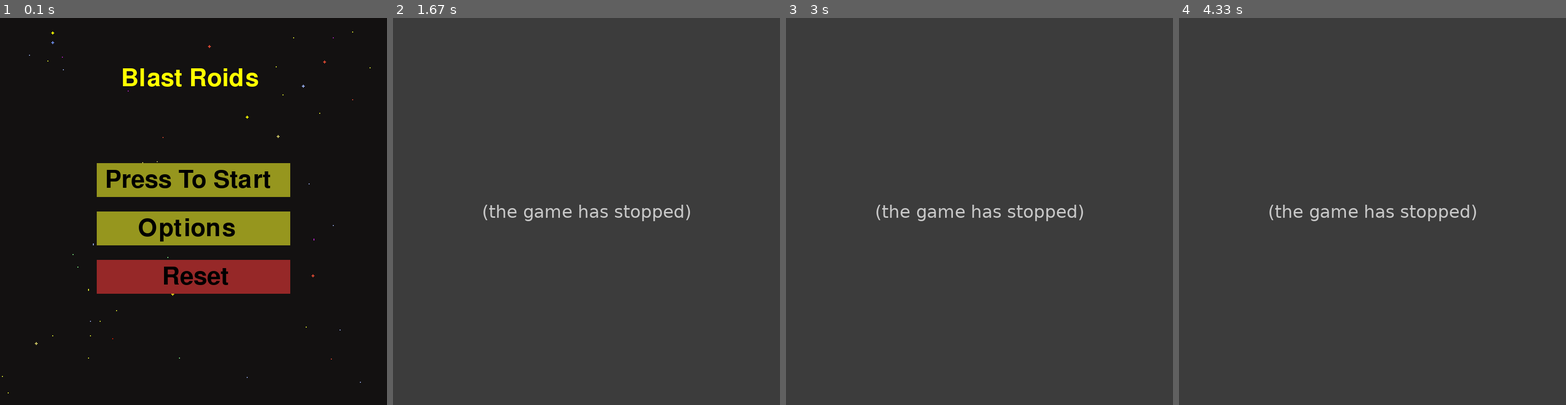
Above: before the commit, frames 1-4 (left to right).
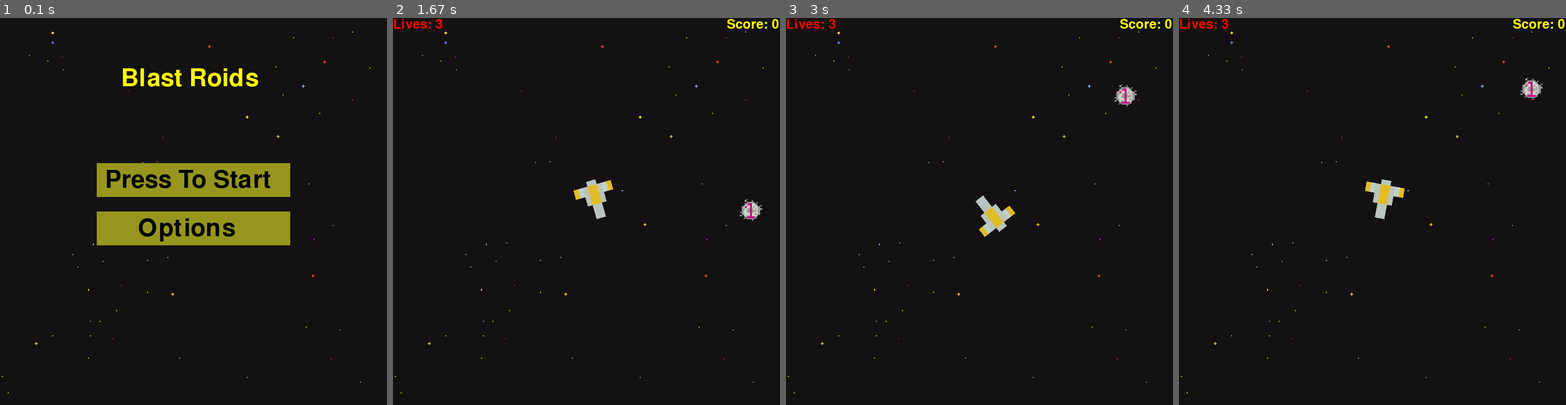
Above: after the commit, the same moments.

Repository: mrmastercat604me/pygame_project
Game: pygame game, started from maingame.py
Same seed, same stepped clock (60 frames per second), same inputs: the game is played once before the commit and once after it.
Inputs (mouse positions are in pixels of both pictures, inside the frame that each line leads up to):
- Up to frame 1 (0.1 s): no input
- Up to frame 2 (1.67 s): click "Press To Start" at 0.38 s; click "Lives: 3" at 0.72 s; hold D 1-1.47 s; move the mouse to (586, 238) at 1.03 s; hold W from 1.55 s (still down); move the mouse to (625, 296) at 1.58 s
- Up to frame 3 (3 s): release W at 1.85 s; hold D 1.88-2.35 s; move the mouse to (859, 304) at 1.92 s; hold A 2.38-2.92 s; move the mouse to (1122, 346) at 2.42 s; hold S from 2.95 s (still down); move the mouse to (878, 68) at 2.98 s
- Up to frame 4 (4.33 s): release S at 3.25 s; hold A 3.28-3.68 s; move the mouse to (1279, 134) at 3.32 s; hold W 3.72-4.08 s; move the mouse to (1353, 312) at 3.75 s; hold D from 4.12 s (still down); move the mouse to (1372, 257) at 4.15 s

The runs differ from the first frame. In frame 1, 4.0% of the frame differs, in the area x 25-75%, y 62-72%; in frame 2, 100%, in the area x 0-100%, y 0-100%; in frame 3, 100%; in frame 4, 100%.
Error before the commit: UnboundLocalError: cannot access local variable 'player' where it is not associated with a v...; the game stopped at 0.4 s (later frames are placeholders)

Commit message:
fixed error

Diff:
--- a/classes.py
+++ b/classes.py
@@ -109,11 +109,12 @@
 
 
 class Meteor():
-    def __init__(self,level,pos,surface):
+    def __init__(self,level,pos,surface,lives=1):
         self.image = pygame.image.load(f'assets/meteor{level}.png')
         self.surface = surface
         self.level = level
-        self.velocity = 5
+        self.velocity = 3
+        self.lives = lives
         self.rect = self.image.get_rect(center = pos)
         (x,y) = pos
         self.pos = (x,y)
--- a/maingame.py
+++ b/maingame.py
@@ -38,29 +38,18 @@
         mx, my = pygame.mouse.get_pos()
         button_1 = pygame.Rect(190, 300, 400, 70)
         button_2 = pygame.Rect(190, 400, 400, 70)
-        button_3 = pygame.Rect(190,500,400,70)
         button_1.centerx = 400
         button_2.centerx = 400
-        button_3.centerx = 400
         pygame.draw.rect(screen, (150, 150, 30), button_1)
         pygame.draw.rect(screen, (150, 150, 30), button_2)
-        pygame.draw.rect(screen,(150,40,40),button_3)
         draw_text('Press To Start',font, (0, 0, 0), screen, 217, 310)
         draw_text('Options',font, (0, 0, 0), screen, 285, 410)
-        draw_text('Reset',font, (0,0,0),screen,335,510)
         if button_2.collidepoint((mx, my)):
             if click:
                 player.update(options(screen,Backgroundimage,Backgroundimage_rec))
-        elif button_1.collidepoint((mx, my)):
+        if button_1.collidepoint((mx, my)):
             if click:
                 game(screen,player,mainClock,Backgroundimage,Backgroundimage_rec)
-        elif button_3.collidepoint((mx,my)):
-            if click:
-                pygame.draw.rect(screen,(125,40,40),button_3)
-                draw_text('Reset',font, (0,0,0),screen,335,510)
-                pygame.display.update()
-                player = None
-                player = Player(color,(400,400),screen)
         click = False
         #----------------------------------
         for event in pygame.event.get():
